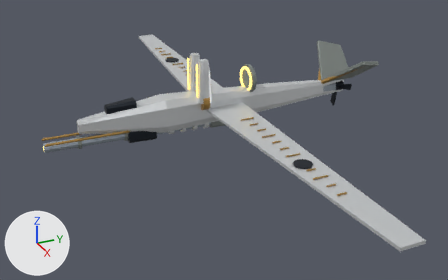
One commit to the Blender file out/mech_reference/s11/s11.blend: the scene before it, then after it.
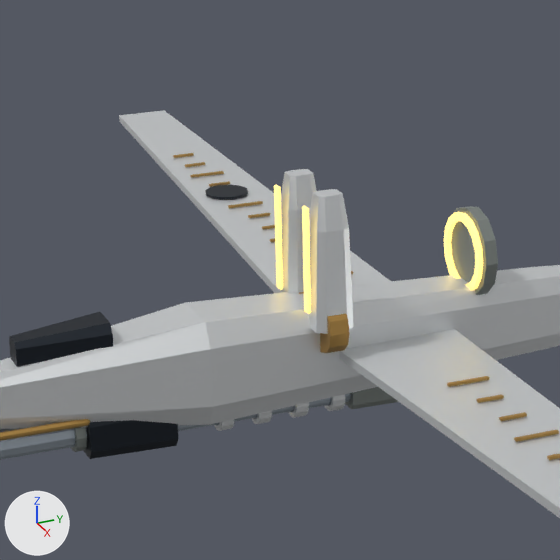
Each version appears first whole from a 50 mm camera at (10.51, -4.62, 5.76) aimed at (0.44, -0.08, 0.72), and next in a close-up on the part from 23% to 62% of the width and 0% to 62% of the height. Arrows for +X, +Y and +Z are at lower left; the lights stay in place. The older version's two pictures come first.

Objects in the first close-up: 'Articulated cast energy dish', 'Cast dish luminous annulus', 'Dark nose canopy', 'Faceted aerodynamic fuselage', 'Heavy accelerator ring.001', 'Heavy accelerator ring.002', 'Heavy accelerator ring.003', 'Heavy accelerator ring.004', 'Light weapon open bore', 'Light weapon receiver', 'Reference wing planform', 'Reference wing planform.001', 'Retractable armor shield emitter', 'Retractable armor shield emitter.001', 'Shield emitter hinge', 'Shield emitter luminous rail', 'Shield emitter luminous rail.001' and 17 more.
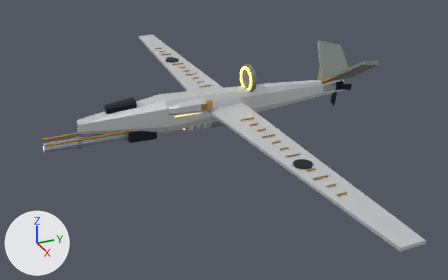
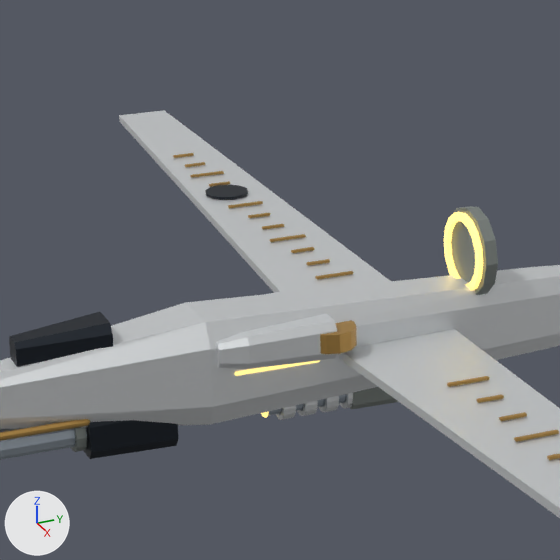
ob_emitter_l is not drawn itself; it is the parent of ob_retractable_armor_shield_emitter, ob_shield_emitter_luminous_rail, ob_shield_emitter_hinge.
ob_emitter_r is not drawn itself; it is the parent of ob_retractable_armor_shield_emitter_001, ob_shield_emitter_luminous_rail_001, ob_shield_emitter_hinge_001.

Where the newer file only moved an object's origin or applied its transform, the numbers keep the older frame.

Boxes [x1, y1, x2, y2] around the edits, measured in the close-ups (560 x 560 px):
'Retractable armor shield emitter', reshaped, moved, turned
    before: [308, 189, 354, 334]
    after: [216, 314, 337, 369]
'Retractable armor shield emitter.001', reshaped, moved, turned (mostly hidden afterwards)
    before: [279, 169, 317, 294]
    after: [269, 288, 299, 294]
'Shield emitter hinge', moved, turned
    before: [320, 314, 349, 353]
    after: [320, 320, 357, 354]
'Shield emitter luminous rail', mesh rescaled, moved, turned
    before: [302, 206, 311, 314]
    after: [234, 360, 320, 376]
'Shield emitter luminous rail.001', mesh rescaled, moved, turned (not visible afterwards)
    before: [274, 185, 283, 290]
'Heavy accelerator ring.002', moved
    before: [288, 402, 309, 418]
    after: [319, 396, 339, 412]
'Heavy accelerator ring.003', moved
    before: [252, 411, 272, 424]
    after: [297, 401, 318, 416]
'Heavy accelerator ring.004', moved
    before: [214, 419, 234, 431]
    after: [276, 405, 296, 420]
'Heavy accelerator ring.001', moved
    before: [325, 394, 345, 411]
    after: [339, 392, 353, 409]

The change, as a list of edits to the scene's bpy script:
```text
Change me_retractable_armor_shield_emitter:
    used by ob_retractable_armor_shield_emitter; parent = ob_emitter_l; location = (0.0, 0.0, 0.0)
    remove me_retractable_armor_shield_emitter.from_pydata(...)  # 24 vertices, 18 faces; spans x -0.115..0.115, y -0.12..0.12, z 0.0..0.82
    add me_retractable_armor_shield_emitter.from_pydata(...)  # 24 vertices, 18 faces; spans x -0.115..0.115, y -0.12..0.12, z 0.0..0.72
    me_retractable_armor_shield_emitter part 1: all 16 vertices in x -0.1..0.1, y -0.1..0.1, z 0.62..0.82 are scaled about their middle by (1, 1, 0.864), then moved by (0.0, 0.0, -0.086)
Change me_shield_emitter_luminous_rail:
    used by ob_shield_emitter_luminous_rail; parent = ob_emitter_l; location = (0.0, -0.14, 0.43)
    remove me_shield_emitter_luminous_rail.from_pydata(...)  # 8 vertices, 6 faces; spans x -0.03..0.03, y -0.013..0.013, z -0.325..0.325
    add me_shield_emitter_luminous_rail.from_pydata(...)  # 8 vertices, 6 faces; spans x -0.03..0.03, y -0.013..0.013, z -0.27..0.27
    me_shield_emitter_luminous_rail part 2: the whole mesh is scaled about its middle by (1, 1, 0.831)
Change me_retractable_armor_shield_emitter_001:
    used by ob_retractable_armor_shield_emitter_001; parent = ob_emitter_r; location = (0.0, 0.0, 0.0)
    remove me_retractable_armor_shield_emitter_001.from_pydata(...)  # 24 vertices, 18 faces; spans x -0.115..0.115, y -0.12..0.12, z 0.0..0.82
    add me_retractable_armor_shield_emitter_001.from_pydata(...)  # 24 vertices, 18 faces; spans x -0.115..0.115, y -0.12..0.12, z 0.0..0.72
    me_retractable_armor_shield_emitter_001 part 3: all 16 vertices in x -0.1..0.1, y -0.1..0.1, z 0.62..0.82 are scaled about their middle by (1, 1, 0.864), then moved by (0.0, 0.0, -0.086)
Change me_shield_emitter_luminous_rail_001:
    used by ob_shield_emitter_luminous_rail_001; parent = ob_emitter_r; location = (0.0, -0.14, 0.43)
    remove me_shield_emitter_luminous_rail_001.from_pydata(...)  # 8 vertices, 6 faces; spans x -0.03..0.03, y -0.013..0.013, z -0.325..0.325
    add me_shield_emitter_luminous_rail_001.from_pydata(...)  # 8 vertices, 6 faces; spans x -0.03..0.03, y -0.013..0.013, z -0.27..0.27
    me_shield_emitter_luminous_rail_001 part 4: the whole mesh is scaled about its middle by (1, 1, 0.831)
Change ob_emitter_l:
    ob_emitter_l.location: (0.225, -0.4, 0.2) -> (0.225, -0.4, 0.14)
    ob_emitter_l.rotation_euler: (0.0, 0.0, 0.0) -> (1.571, 0.0, 0.0)  # degrees (0, 0, 0) -> degrees (90, 0, 0)
Change ob_emitter_r:
    ob_emitter_r.location: (-0.225, -0.4, 0.2) -> (-0.225, -0.4, 0.14)
    ob_emitter_r.rotation_euler: (0.0, 0.0, 0.0) -> (1.571, 0.0, 0.0)  # degrees (0, 0, 0) -> degrees (90, 0, 0)
Change ob_heavy_accelerator_ring_001:
    ob_heavy_accelerator_ring_001.location: (0.0, -0.392, 0.0) -> (0.0, -0.292, 0.0)
Change ob_heavy_accelerator_ring_002:
    ob_heavy_accelerator_ring_002.location: (0.0, -0.633, 0.0) -> (0.0, -0.433, 0.0)
Change ob_heavy_accelerator_ring_003:
    ob_heavy_accelerator_ring_003.location: (0.0, -0.875, 0.0) -> (0.0, -0.575, 0.0)
Change ob_heavy_accelerator_ring_004:
    ob_heavy_accelerator_ring_004.location: (0.0, -1.117, 0.0) -> (0.0, -0.717, 0.0)
Change ob_shield_emitter_luminous_rail:
    ob_shield_emitter_luminous_rail.location: (0.0, -0.14, 0.43) -> (0.0, -0.14, 0.346)
Change ob_shield_emitter_luminous_rail_001:
    ob_shield_emitter_luminous_rail_001.location: (0.0, -0.14, 0.43) -> (0.0, -0.14, 0.346)
```
